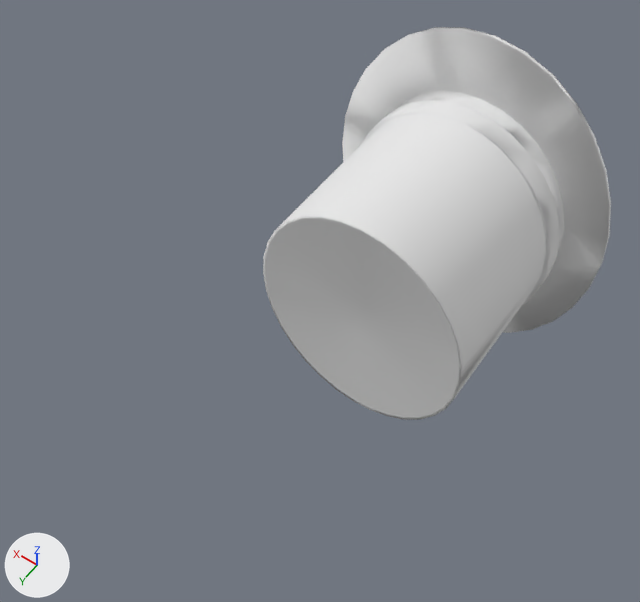
Renders of the COLLADA model static/model/tophat.dae from each side of a commit.
Rendered twice from a camera (50 mm lens) standing at (-0.187, 0.453, 0.483) and looking at (0.029, 0.149, 0.007). Arrows for +X, +Y and +Z are at lower left; the lights stay in place. Where no turn or scale is listed for an object, it has been applied to the vertices.

The scene before the commit, as lines of its bpy script (objects in view):
```python
me_tophat_001 = bpy.data.meshes.new('tophat.001')
me_tophat_001.from_pydata(...)  # 417 vertices, 830 faces; spans x -0.112..0.112, y 0.0..0.148, z -0.145..0.145
me_tophat_001.materials.append(mat_blinn1sg_001)  # white #e7e7e7
ob_tophat_001 = bpy.data.objects.new('tophat_001', me_tophat_001)
ob_tophat_001.location = (0.0, 0.0, 0.0)
```
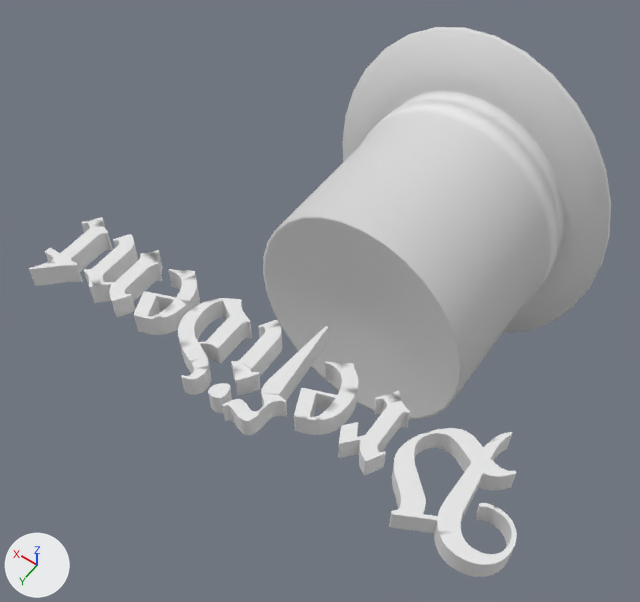
The newer file is also turned or shifted as a whole; pictures and numbers use the older file's frame.

Changed parts and their boxes [x1, y1, x2, y2] in the pictures (640 x 602 px):
'text', added
    after: [29, 217, 517, 577]

Patch to the scene script:
```diff
--- a/static/model/tophat.dae.py
+++ b/static/model/tophat.dae.py
@@ mat_material @@
+mat_material = principled_material('Material')
+mat_material.base_color = (0.8, 0.8, 0.8)  # white #e7e7e7
+mat_material.roughness = 0.9
@@ me_tophat_001 @@
 me_tophat_001.from_pydata(...)  # 417 vertices, 830 faces; spans x -0.112..0.112, y 0.0..0.148, z -0.145..0.145
 # used by ob_tophat_001; location = (0.0, 0.0, 0.0)
+# me_tophat_001 part 1: its shading normals changed
 me_tophat_001.materials.append(mat_blinn1sg_001)
@@ me_mesh @@
+me_mesh.from_pydata(...)  # 4739 vertices, 8471 faces; spans x -0.164..0.164, y -0.015..0.063, z -0.008..0.008
+me_mesh.materials.append(mat_material)  # white #e7e7e7
@@ ob_text @@
+ob_text = bpy.data.objects.new('text', me_mesh)
+ob_text.location = (0.0, 0.2153, 0.0595)
```
